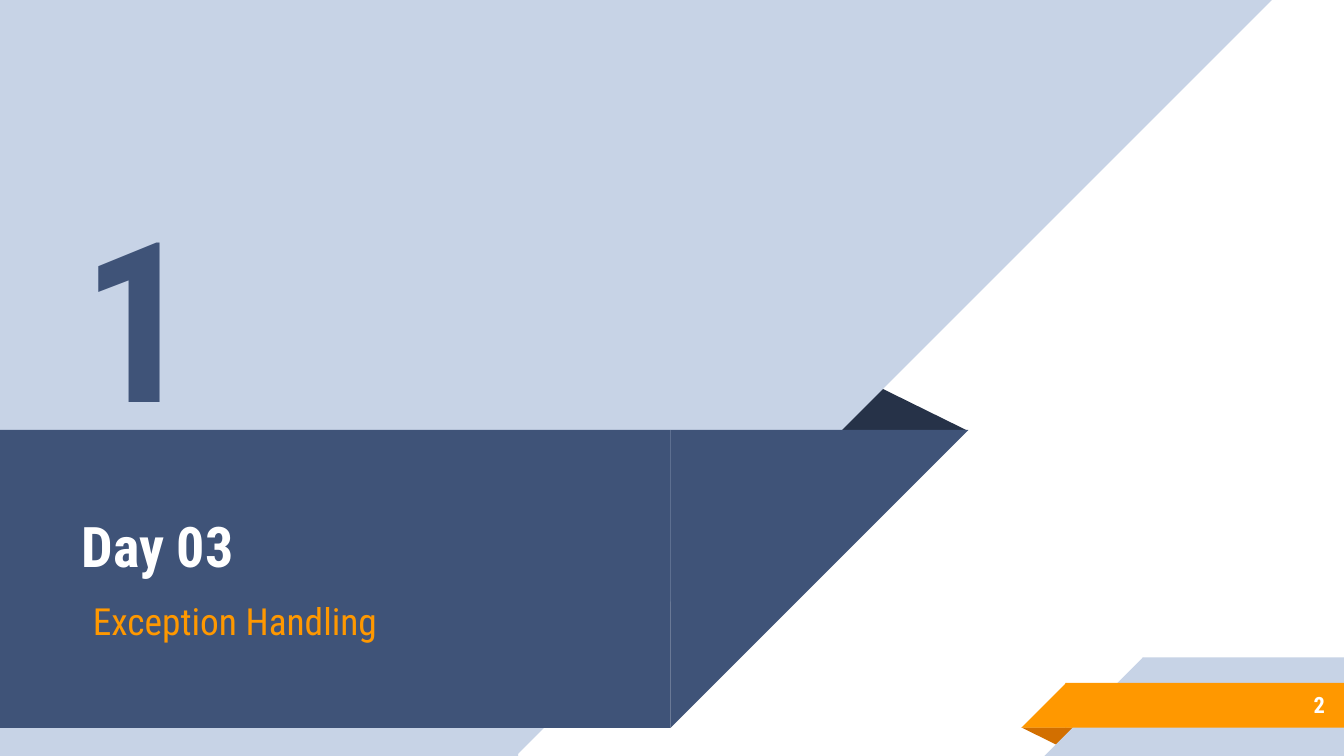
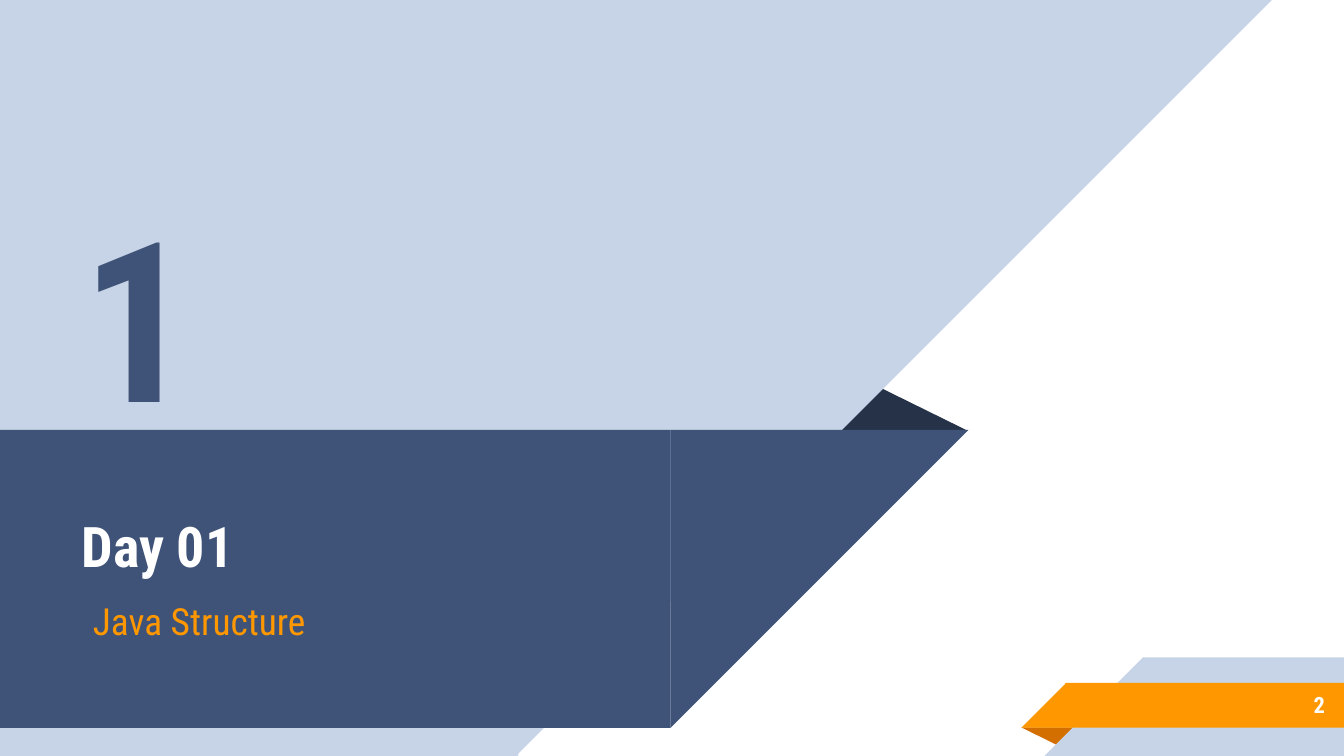
Before and after one commit to aronipurwanto/materi-xa, a slide deck: slide 2 of java-logic/Slide-Java-Logic-03.pptx. Drawn at 1344x756 pixels with LibreOffice and Linux fonts; fonts in the diff are those of the drawing. Boxes give left, top, right and bottom in pixels: in the first picture for what was removed or moved away, otherwise in the second. Text is boxed around its words. In the diff, an @@ line names an element or a change of style, - is before the commit and + after.

Commit message:
Update Slide java 01 and 02

```diff
--- a/java-logic/Slide-Java-Logic-03.pptx
+++ b/java-logic/Slide-Java-Logic-03.pptx
@@ title at [82, 526, 234, 579]: text changed @@
-Day 03
+Day 01
@@ subtitle at [93, 608, 306, 636]: text changed @@
-Exception Handling
+Java Structure
```
Also in this commit, not shown: 2 other slides changed, 49 slides added, 3 other files.
